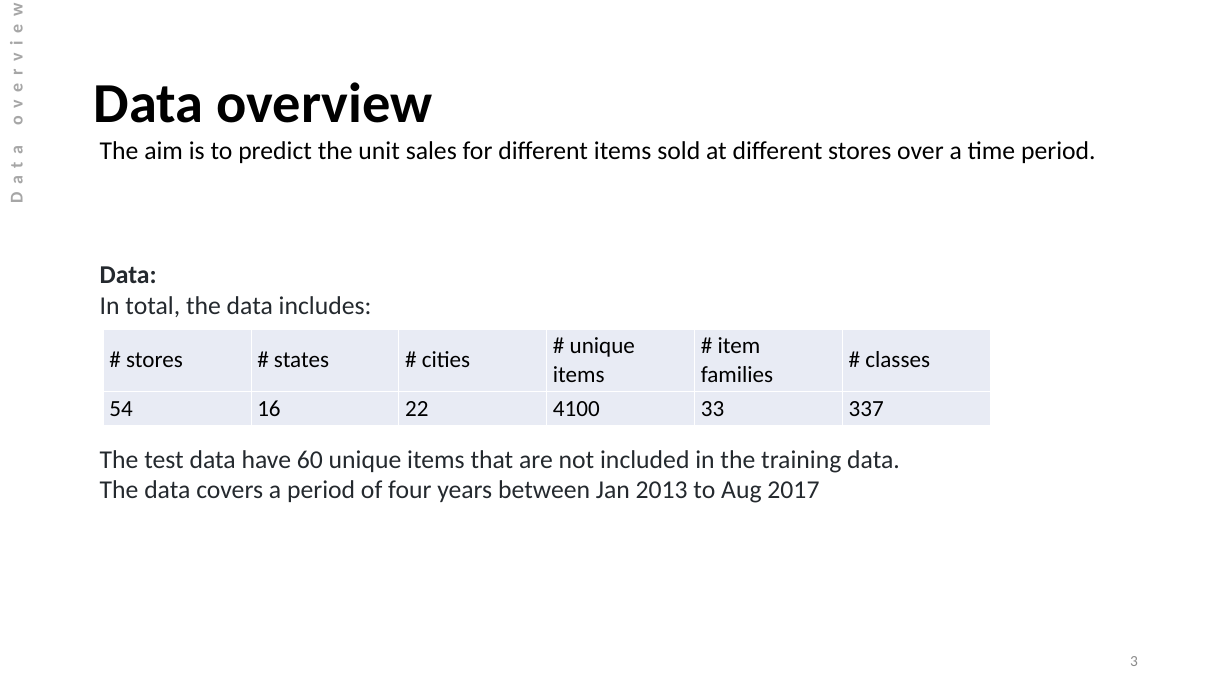
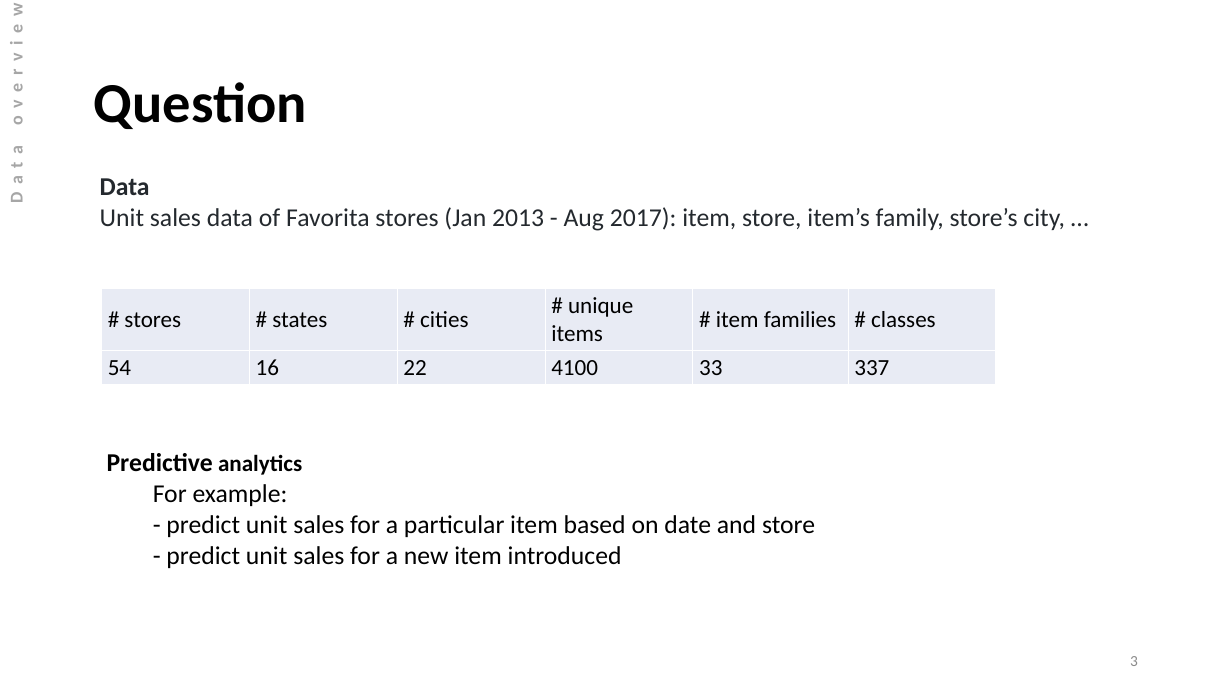
Before and after one commit to Masoud-Ghodrati/cl_test, a slide deck: slide 3 of visualizations_and_ppt/cl_test_presentation.pptx. Drawn at 1232x693 pixels with LibreOffice and Linux fonts; fonts in the diff are those of the drawing. Boxes give left, top, right and bottom in pixels: in the first picture for what was removed or moved away, otherwise in the second. Text is boxed around its words. In the diff, an @@ line names an element or a change of style, - is before the commit and + after.

```diff
--- a/visualizations_and_ppt/cl_test_presentation.pptx
+++ b/visualizations_and_ppt/cl_test_presentation.pptx
@@ title at bbox=[94, 82, 307, 129]: text changed @@
-Data overview
+Question
@@ text at bbox=[100, 207, 1065, 231]: text changed @@
-The aim is to predict the unit sales for different items sold at different stores over a time period.
-Data:
-In total, the data includes:
-The test data have 60 unique items that are not included in the training data.
-The data covers a period of four years between Jan 2013 to Aug 2017
+Data
+Unit sales data of Favorita stores (Jan 2013 - Aug 2017): item, store, item’s family, store’s city, …
@@ table: place and size @@
-table at bbox=[104, 329, 991, 423]
+table at bbox=[102, 288, 996, 383]
@@ text added at bbox=[107, 453, 815, 568], 20 pt, text #000000 @@
+Predictive analytics
+  For example:
+  - predict unit sales for a particular item based on date and store
+  - predict unit sales for a new item introduced
```
Also in this commit, not shown: 11 other slides changed, 5 slides added, 3 slides removed.
